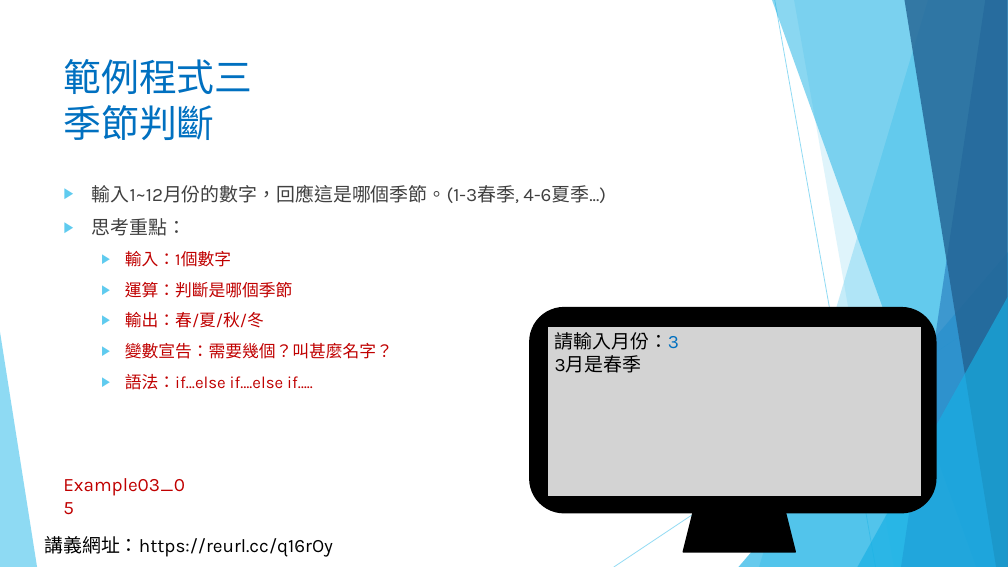
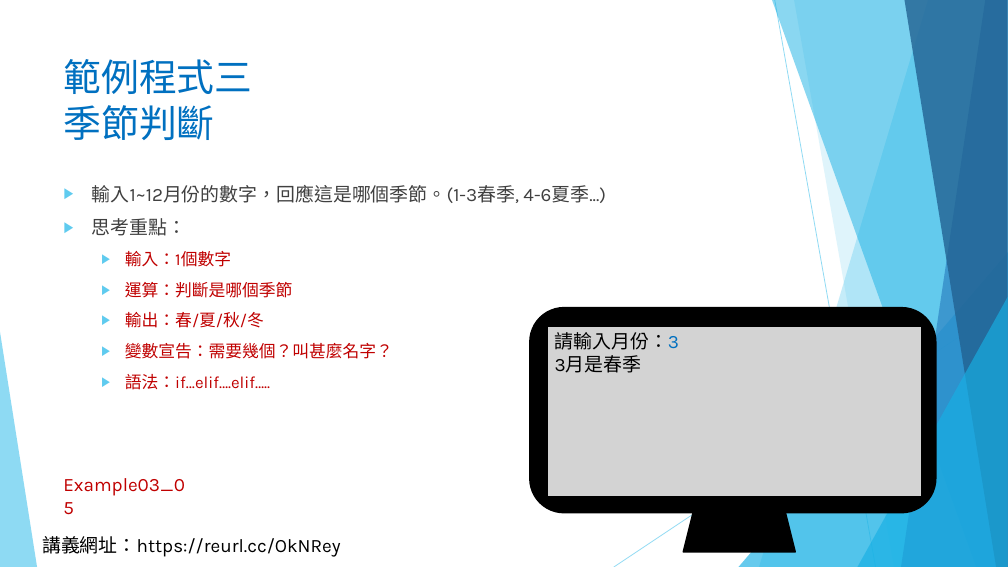
Before and after one commit to liulawsi/My_PPTs, a slide deck: slide 17 of LCC/Python/03_流程控制(分支).pptx. Drawn at 1008x567 pixels with LibreOffice and Linux fonts; fonts in the diff are those of the drawing; background and template pictures are left out. Boxes give left, top, right and bottom in pixels: in the first picture for what was removed or moved away, otherwise in the second. Text is boxed around its words. In the diff, an @@ line names an element or a change of style, - is before the commit and + after.

```diff
--- a/LCC/Python/03_流程控制(分支).pptx
+++ b/LCC/Python/03_流程控制(分支).pptx
@@ text at (x1=125, y1=374, x2=270, y2=390): text changed @@
-  ▶ 語法：if…else if….else if…..
+  ▶ 語法：if…elif….elif…..
@@ text at (x1=42, y1=536, x2=341, y2=557): text changed @@
-講義網址：https://reurl.cc/q16rOy
+講義網址：https://reurl.cc/OkNRey
```
Also in this commit, not shown: 26 other slides changed, 3 slides added, 6 other files.
